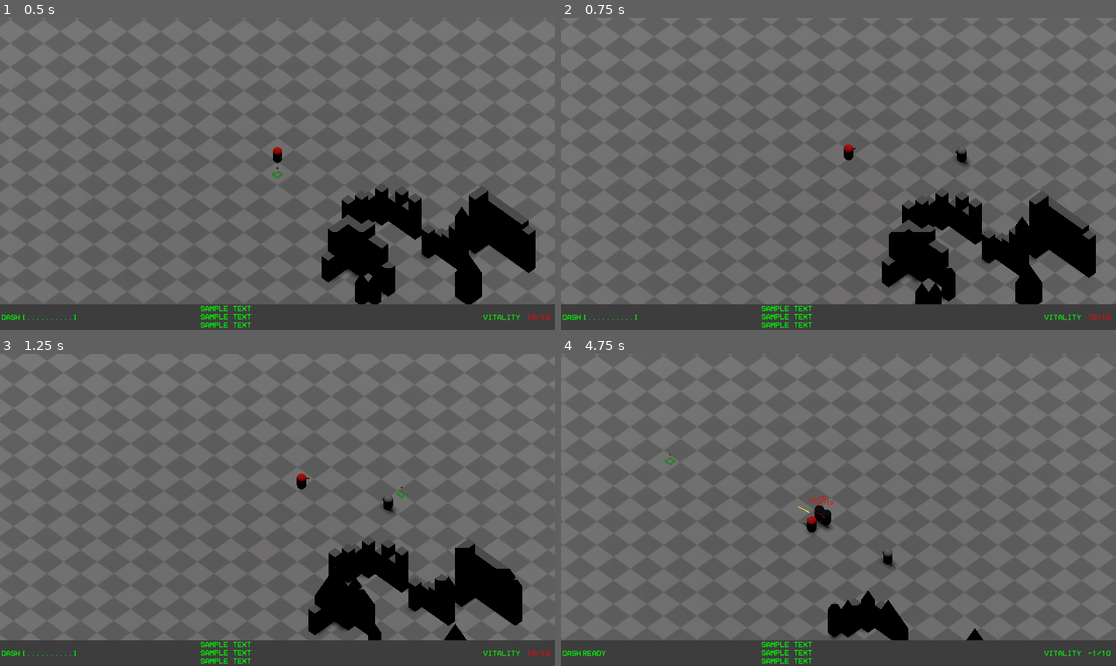
Above: before the commit, frames 1-4 (two rows, left to right).
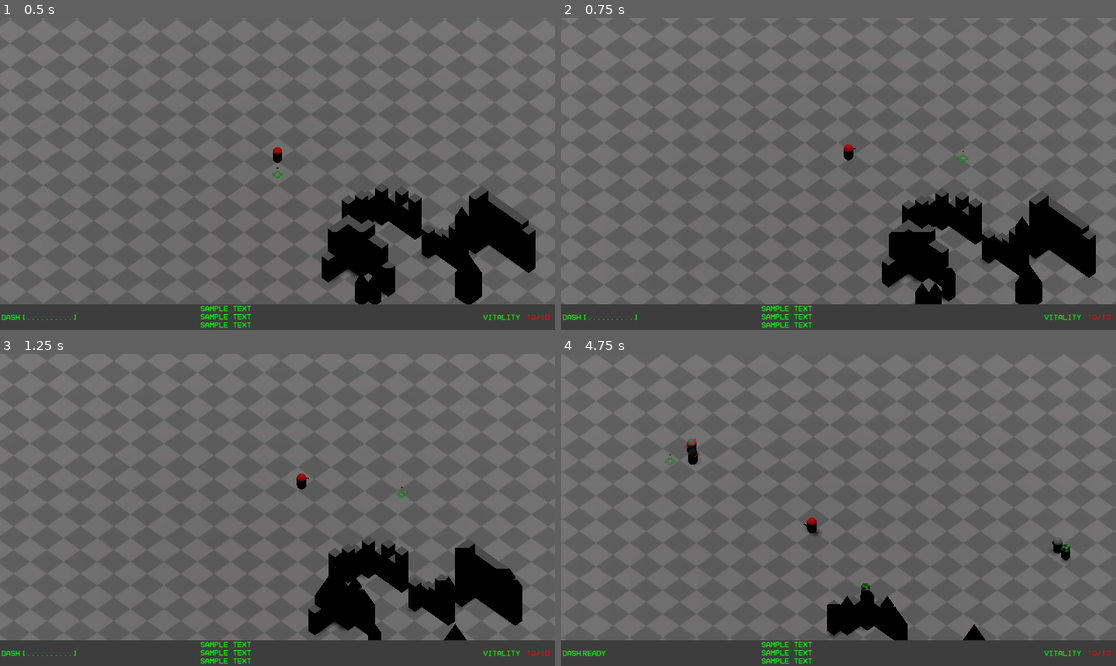
Above: after the commit, the same moments.

Repository: saladwithgrass/hyperdeath
Game: Godot game, scene res://levels/test_level/test_level.tscn
Same seed, same stepped clock (60 frames per second), same inputs: the game is played once before the commit and once after it.
Inputs (mouse positions are in pixels of both pictures, inside the frame that each line leads up to):
- Up to frame 1 (0.5 s): no input
- Up to frame 2 (0.75 s): move the mouse to (960, 158) at 0.52 s; hold D (right) from 0.53 s (still down); tap B (B) at 0.6 s
- Up to frame 3 (1.25 s): keep holding D (right); tap L (L) at 0.8 s
- Up to frame 4 (4.75 s): move the mouse to (727, 525) at 1.27 s; release D (right) at 1.28 s; hold S (backward) 1.28-2.03 s; tap L (L) at 1.35 s; tap M (M) at 1.55, 2.1 s; move the mouse to (894, 441) at 2.02 s; hold D (right) 2.03-2.78 s; tap Shift (shift) at 2.3, 2.85 s; move the mouse to (810, 572) at 2.77 s; hold W (forward) 2.78-3.53 s; tap Keypad 0 (spawn_0, bound only after the commit) at 3.05, 3.6 s; move the mouse to (1005, 556) at 3.52 s; hold A (left) from 3.53 s (still down); tap Keypad 1 (spawn_1, bound only after the commit) at 3.8, 4.35 s; move the mouse to (672, 463) at 4.27 s; tap Keypad 2 (spawn_2, bound only after the commit) at 4.55 s

Frame 1 is identical in both runs. In frame 2, less than 0.1% of the frame differs, in the area x 71-74%, y 41-48%; in frame 3, less than 0.1%; in frame 4, 1.0%, in the area x 18-99%, y 27-97%.
Error before the commit: Invalid call. Nonexistent function 'set_target' in base 'CharacterBody3D (dummy.gd)'. (res://player/player.gd:143)

Commit message:
added machine gunner, but he needs fixes

Diff:
--- a/enemies/machine_gunner_enemy/machine_gunner_enemy.tscn
+++ b/enemies/machine_gunner_enemy/machine_gunner_enemy.tscn
@@ -1,9 +1,8 @@
-[gd_scene load_steps=8 format=3 uid="uid://c4d4k17ro3x6"]
+[gd_scene load_steps=8 format=3 uid="uid://do1gadsytqdv7"]
 
-[ext_resource type="Script" path="res://enemies/machine_gunner_enemy/machine_gunner_enemy.gd" id="1_u1emb"]
-[ext_resource type="PackedScene" uid="uid://bcfqqpmwpgspp" path="res://misc_objects/heavy bullet/heavy_bullet.tscn" id="2_xkbdt"]
-
-[sub_resource type="CapsuleShape3D" id="CapsuleShape3D_kyjcw"]
+[ext_resource type="PackedScene" uid="uid://cn4c0rsf8b0wi" path="res://enemies/generic_enemy/generic_enemy.tscn" id="1_yhdou"]
+[ext_resource type="Script" path="res://enemies/machine_gunner_enemy/machine_gunner_enemy.gd" id="2_mjkcd"]
+[ext_resource type="PackedScene" uid="uid://bcfqqpmwpgspp" path="res://misc_objects/heavy bullet/heavy_bullet.tscn" id="3_giw0b"]
 
 [sub_resource type="StandardMaterial3D" id="StandardMaterial3D_gch6k"]
 albedo_color = Color(0.0230001, 0, 0.46, 1)
@@ -18,27 +17,24 @@
 material = SubResource("StandardMaterial3D_7elfn")
 size = Vector3(0.7, 0.1, 0.4)
 
-[node name="machine_gunner_enemy" type="CharacterBody3D"]
-script = ExtResource("1_u1emb")
-can_shoot = null
-can_melee = null
-projectile_template = ExtResource("2_xkbdt")
+[node name="machine_gunner_enemy" instance=ExtResource("1_yhdou")]
+script = ExtResource("2_mjkcd")
+projectile_template = ExtResource("3_giw0b")
 
-[node name="hitbox" type="CollisionShape3D" parent="."]
+[node name="skin" type="MeshInstance3D" parent="rig" index="1"]
 transform = Transform3D(1, 0, 0, 0, 1, 0, 0, 0, 1, 0, 1, 0)
-shape = SubResource("CapsuleShape3D_kyjcw")
-
-[node name="rig" type="Node3D" parent="."]
-transform = Transform3D(1, 0, 0, 0, 1, 0, 0, 0, 1, 0, 1, 0)
-
-[node name="skin" type="MeshInstance3D" parent="rig"]
 mesh = SubResource("CapsuleMesh_dudke")
 skeleton = NodePath("../..")
 
-[node name="eyes" type="MeshInstance3D" parent="rig"]
-transform = Transform3D(1, 0, 0, 0, 1, 0, 0, 0, 1, 0, 0.59511, -0.344703)
+[node name="eyes" type="MeshInstance3D" parent="rig" index="2"]
+transform = Transform3D(1, 0, 0, 0, 1, 0, 0, 0, 1, 0, 1.59511, -0.344703)
 mesh = SubResource("BoxMesh_h7dwl")
+skeleton = NodePath("")
 
-[node name="eyes2" type="MeshInstance3D" parent="rig"]
-transform = Transform3D(1, 0, 0, 0, 1, 0, 0, 0, 1, 0, 0.410953, -0.344703)
+[node name="eyes2" type="MeshInstance3D" parent="rig" index="3"]
+transform = Transform3D(1, 0, 0, 0, 1, 0, 0, 0, 1, 0, 1.41095, -0.344703)
 mesh = SubResource("BoxMesh_h7dwl")
+skeleton = NodePath("")
+
+[node name="attack_timer" parent="." index="3"]
+wait_time = 0.1
--- a/global_stuff/killable.gd
+++ b/global_stuff/killable.gd
@@ -4,6 +4,9 @@
 @export var max_health:float
 var health:int
 var is_being_parried:bool = false
+
+func set_target(new_target):
+	pass
 
 func deal_damage(damage:int):
 	health -= damage
--- a/player/player.gd
+++ b/player/player.gd
@@ -2,10 +2,14 @@
 class_name Player
 # external scenes
 var bullet_scene = preload("res://misc_objects/bullet/bullet.tscn")
-# var enemy_scene = preload("res://enemies/basic_enemy/basic_enemy.tscn")
+
 var enemy_scene = preload("res://enemies/basic_enemy_v2/basic_enemy_v2.tscn")
 var melee_enemy_scene = preload("res://enemies/melee_enemy/melee_enemy.tscn")
 var dummy_scene = preload("res://enemies/dummy/dummy.tscn")
+var machine_gunner_scene = preload("res://enemies/machine_gunner_enemy/machine_gunner_enemy.tscn")
+
+var spawn_scenes = [dummy_scene, enemy_scene, melee_enemy_scene, machine_gunner_scene]
+
 # child nodes
 @onready var cursor = $cursor
 @onready var rig = $rig
@@ -129,16 +133,8 @@
 	is_meleeing = true
 	melee_timer.start(melee_duration)
 
-func spawn_enemy(enemy_class:String):
-	var enemy:Killable
-	if (enemy_class == "basic_enemy"):
-		enemy = enemy_scene.instantiate()
-		enemy.position = self.position + cursor.position
-	elif enemy_class == "melee_enemy":
-		enemy = melee_enemy_scene.instantiate()
-		enemy.position = self.position + cursor.position
-	elif enemy_class == "dummy":
-		enemy = dummy_scene.instantiate()
+func spawn_enemy(scene:PackedScene):
+	var enemy:Killable = scene.instantiate()
 	enemy.position = self.position + cursor.position
 	enemy.set_target(self)
 	owner.add_child(enemy)
@@ -146,12 +142,19 @@
 # process by tick
 
 func process_spawns():
-	if Input.is_action_just_pressed("B"):
-		spawn_enemy("basic_enemy")
-	if Input.is_action_just_pressed("M"):
-		spawn_enemy("melee_enemy")
-	if Input.is_action_just_pressed("L"):
-		spawn_enemy("dummy")
+	if Input.is_action_just_pressed("spawn_0"):
+		spawn_enemy(spawn_scenes[0])
+	if Input.is_action_just_pressed("spawn_1"):
+		spawn_enemy(spawn_scenes[1])
+	if Input.is_action_just_pressed("spawn_2"):
+		spawn_enemy(spawn_scenes[2])
+	if Input.is_action_just_pressed("spawn_3"):
+		spawn_enemy(spawn_scenes[3])
+	if Input.is_action_just_pressed("spawn_4"):
+		spawn_enemy(spawn_scenes[4])
+	if Input.is_action_just_pressed("spawn_5"):
+		spawn_enemy(spawn_scenes[5])
+
 func process_inputs(delta):
 	if Input.is_action_just_pressed("scroll_up"):
 		weapon.visible = false
--- a/project.godot
+++ b/project.godot
@@ -95,6 +95,36 @@
 "events": [Object(InputEventKey,"resource_local_to_scene":false,"resource_name":"","device":-1,"window_id":0,"alt_press …(192 unchanged characters)…
 ]
 }
+spawn_1={
+"deadzone": 0.5,
+"events": [Object(InputEventKey,"resource_local_to_scene":false,"resource_name":"","device":-1,"window_id":0,"alt_pressed":false,"shift_pressed":false,"ctrl_pressed":false,"meta_pressed":false,"pressed":false,"keycode":0,"physical_keycode":4194439,"key_label":0,"unicode":49,"location":0,"echo":false,"script":null)
+]
+}
+spawn_2={
+"deadzone": 0.5,
+"events": [Object(InputEventKey,"resource_local_to_scene":false,"resource_name":"","device":-1,"window_id":0,"alt_pressed":false,"shift_pressed":false,"ctrl_pressed":false,"meta_pressed":false,"pressed":false,"keycode":0,"physical_keycode":4194440,"key_label":0,"unicode":50,"location":0,"echo":false,"script":null)
+]
+}
+spawn_3={
+"deadzone": 0.5,
+"events": [Object(InputEventKey,"resource_local_to_scene":false,"resource_name":"","device":-1,"window_id":0,"alt_pressed":false,"shift_pressed":false,"ctrl_pressed":false,"meta_pressed":false,"pressed":false,"keycode":0,"physical_keycode":4194441,"key_label":0,"unicode":51,"location":0,"echo":false,"script":null)
+]
+}
+spawn_4={
+"deadzone": 0.5,
+"events": [Object(InputEventKey,"resource_local_to_scene":false,"resource_name":"","device":-1,"window_id":0,"alt_pressed":false,"shift_pressed":false,"ctrl_pressed":false,"meta_pressed":false,"pressed":false,"keycode":0,"physical_keycode":4194442,"key_label":0,"unicode":52,"location":0,"echo":false,"script":null)
+]
+}
+spawn_5={
+"deadzone": 0.5,
+"events": [Object(InputEventKey,"resource_local_to_scene":false,"resource_name":"","device":-1,"window_id":0,"alt_pressed":false,"shift_pressed":false,"ctrl_pressed":false,"meta_pressed":false,"pressed":false,"keycode":0,"physical_keycode":4194443,"key_label":0,"unicode":53,"location":0,"echo":false,"script":null)
+]
+}
+spawn_0={
+"deadzone": 0.5,
+"events": [Object(InputEventKey,"resource_local_to_scene":false,"resource_name":"","device":-1,"window_id":0,"alt_pressed":false,"shift_pressed":false,"ctrl_pressed":false,"meta_pressed":false,"pressed":false,"keycode":0,"physical_keycode":4194438,"key_label":0,"unicode":48,"location":0,"echo":false,"script":null)
+]
+}
 
 [layer_names]
 
